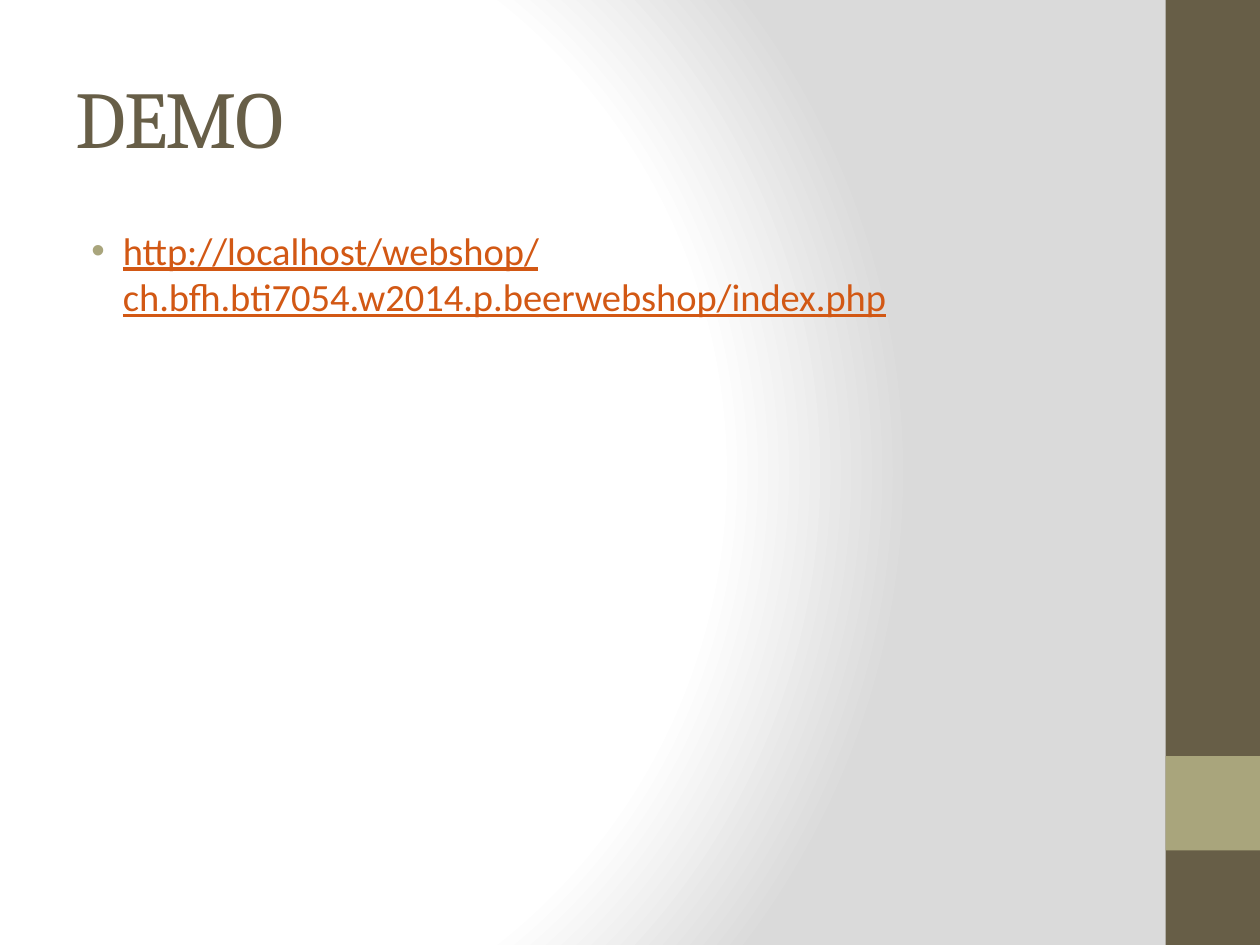
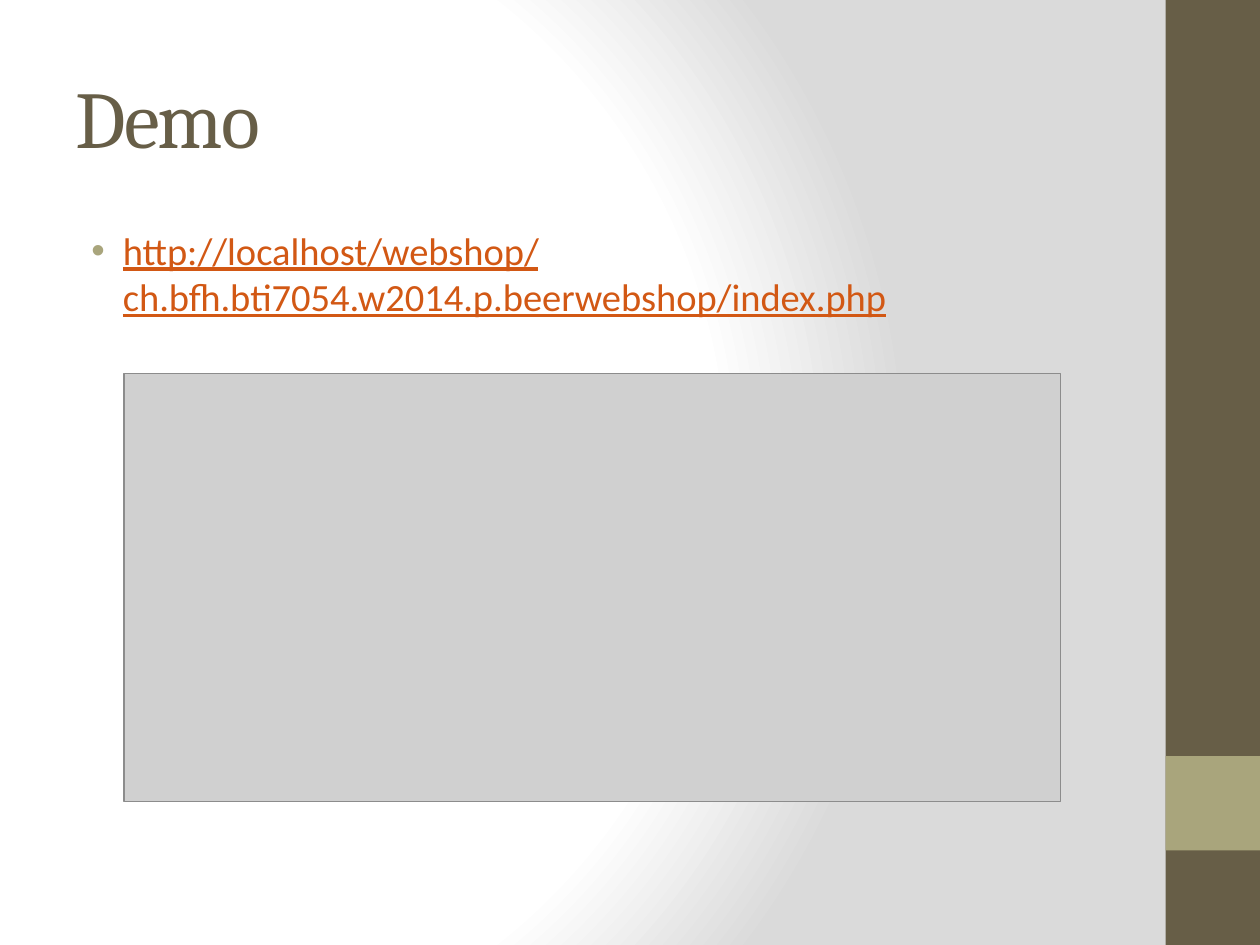
Before and after one commit to kochm8/ch.bfh.bti7054.w2014.p.beerwebshop, a slide deck: slide 15 of doc/Präsentation.pptx (slide 3 before the commit). Drawn at 1260x945 pixels with LibreOffice and Linux fonts; fonts in the diff are those of the drawing; grey boxes stand for pictures. Boxes give left, top, right and bottom in pixels: in the first picture for what was removed or moved away, otherwise in the second. Text is boxed around its words. In the diff, an @@ line names an element or a change of style, - is before the commit and + after.

```diff
--- a/doc/Präsentation.pptx
+++ b/doc/Präsentation.pptx
@@ title at (76, 94, 261, 149): text changed @@
-DEMO
+Demo
@@ picture added at (123, 373, 1060, 801) @@
```
Also in this commit, not shown: 8 other slides changed, 1 slide removed, 9 other files.
